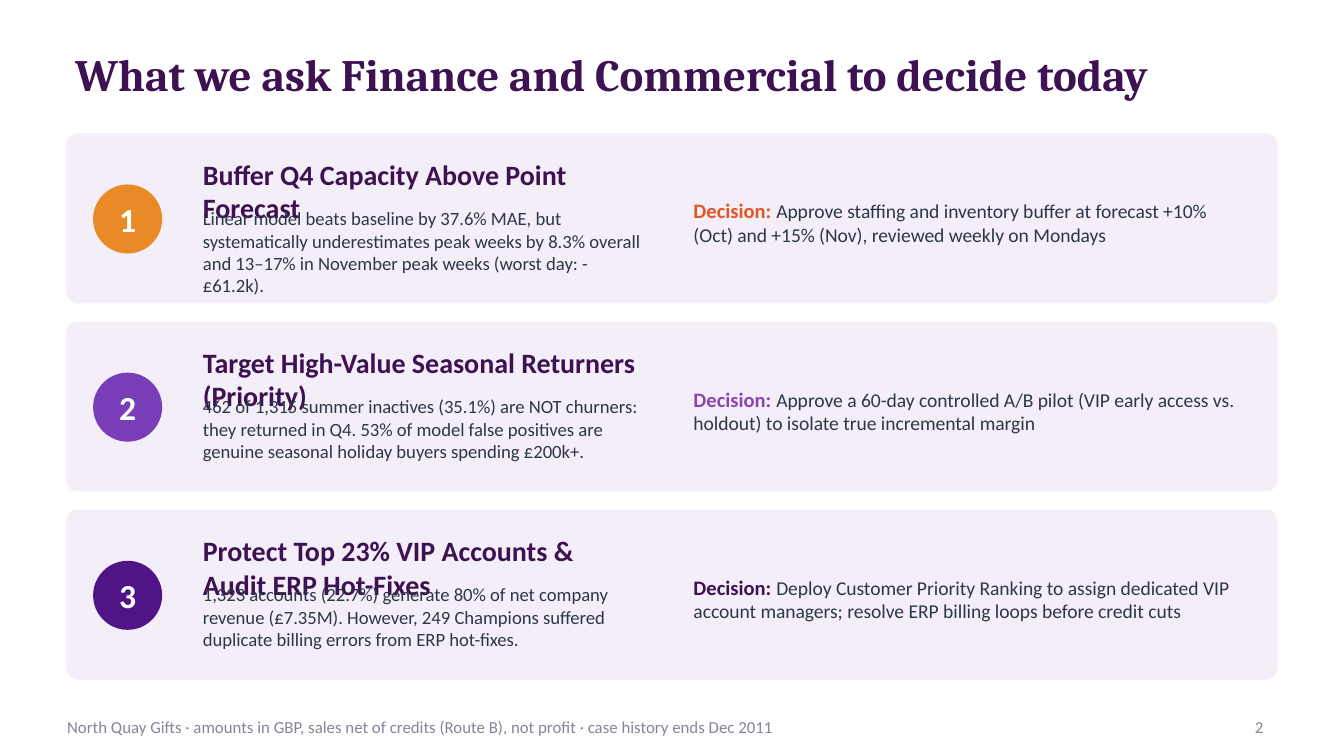
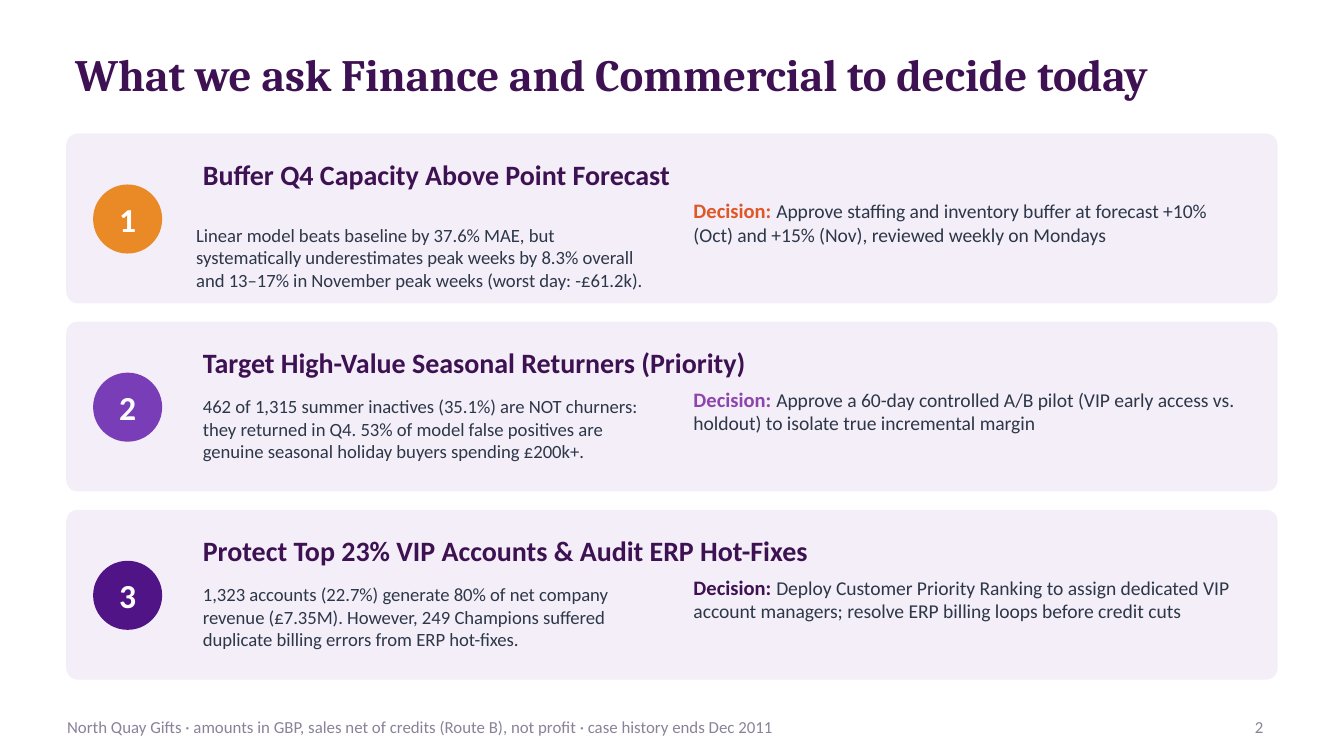
Before and after one commit to RusselKu/North_Quay_Gifts_UPY, a slide deck: slide 2 of A-3-6_ModelingStrategy/Activity 4. Executive Presentation.pptx. Drawn at 1344x756 pixels with LibreOffice and Linux fonts; fonts in the diff are those of the drawing. Boxes give left, top, right and bottom in pixels: in the first picture for what was removed or moved away, otherwise in the second. Text is boxed around its words. In the diff, an @@ line names an element or a change of style, - is before the commit and + after.

```diff
--- a/A-3-6_ModelingStrategy/Activity 4. Executive Presentation.pptx
+++ b/A-3-6_ModelingStrategy/Activity 4. Executive Presentation.pptx
@@ text "Buffer Q4 Capacity Above Point ..." rewrapped from (203,165,566,225) to (203,165,670,190) @@
@@ text "Linear model beats baseline by ..." rewrapped from (203,210,640,295) to (196,229,642,290) @@
@@ text "Target High-Value Seasonal Returners (Priority)" rewrapped from (203,353,635,413) to (203,352,745,378) @@
@@ text "Protect Top 23% VIP Accounts ..." rewrapped from (203,541,548,602) to (203,541,807,566) @@
```
Also in this commit, not shown: 4 other slides changed, 1 slide added.
